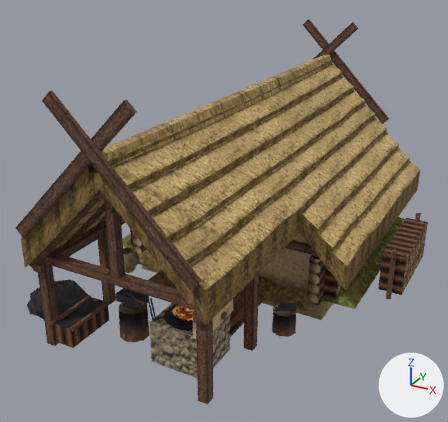
Renders of the glTF model apps/web/public/models/crafts/kovar.glb from each side of a commit.
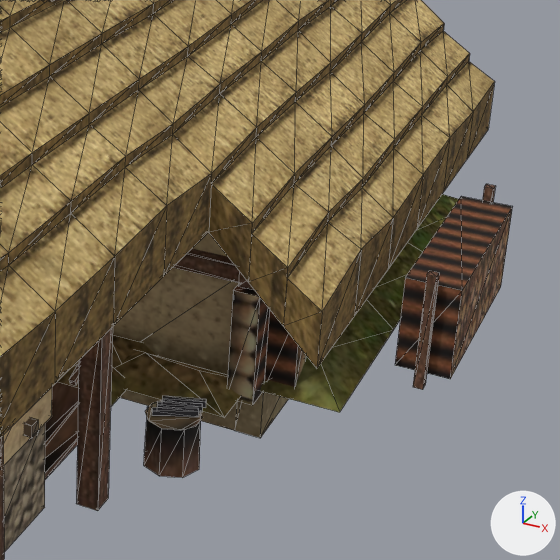
Each version is shown whole from a camera (50 mm lens) standing at (5.32, -11.82, 6.19) and looking at (-0.23, -1.72, 1.14), then close up on the part from 47% to 100% of the width and 32% to 88% of the height. Lighting does not change. The marker at lower right points along +X, +Y and +Z. The first two pictures are the older version. The close-ups show mesh edges as thin lines. Vertices at exactly the same position are counted once.

Objects in the first close-up: 'kovar'.
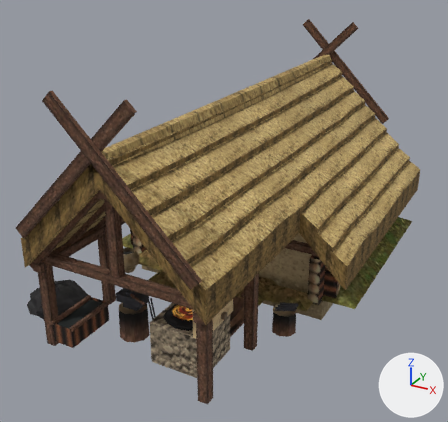
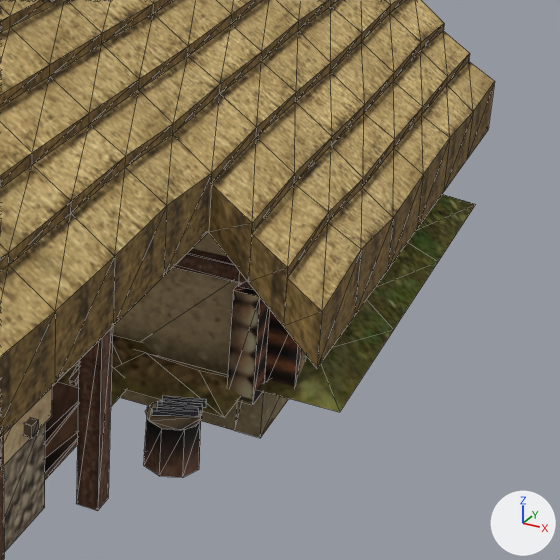
Pixel boxes [x1, y1, x2, y2] of what changed, in the close-ups (560 x 560 px):
'kovar', reshaped
    before: [0, 0, 513, 560]
    after: [0, 0, 495, 560]
part 1 of me_kovar_daub, deleted (brown)
    before: [413, 271, 439, 390]
part 2 of me_kovar_daub, deleted (brown)
    before: [395, 196, 513, 379]
part 3 of me_kovar_daub, deleted
    before: [483, 184, 495, 202]

Patch to the scene script:
```diff
--- a/apps/web/public/models/crafts/kovar.glb.py
+++ b/apps/web/public/models/crafts/kovar.glb.py
@@ me_kovar_daub @@
 # used by ob_kovar; location = (0.0, 0.0, 0.0)
-me_kovar_daub.from_pydata(...)  # 1359 vertices, 2126 faces; spans x -3.64..3.38, y -5.85..3.3, z -0.5..4.36
+me_kovar_daub.from_pydata(...)  # 1335 vertices, 2092 faces; spans x -3.64..2.75, y -5.85..3.3, z -0.5..4.36
+# me_kovar_daub part 1: the loose piece of 8 vertices spanning x 3.11..3.19, y -1.4..-1.32, z -0.1..0.92 is deleted
+# me_kovar_daub part 2: the loose piece of 8 vertices spanning x 2.92..3.38, y -1.3..0.5, z 0.0..0.8 is deleted
+# me_kovar_daub part 3: the loose piece of 8 vertices spanning x 3.11..3.19, y 0.52..0.6, z -0.1..0.92 is deleted
 me_kovar_daub.materials.append(mat_craft_atlas)
```
